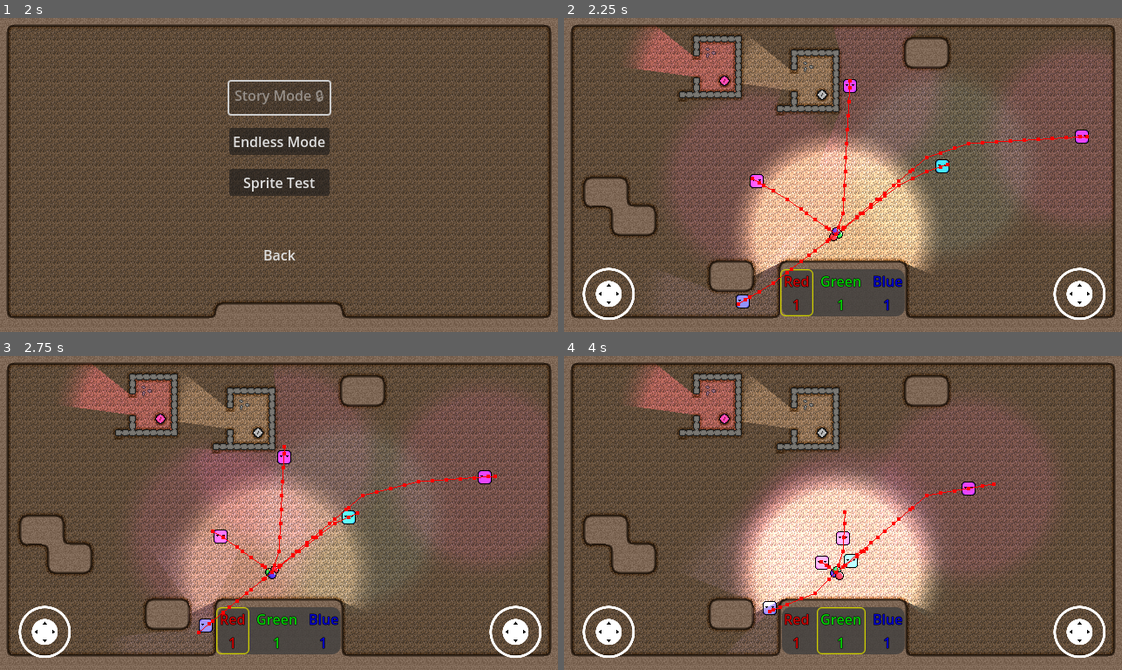
Above: before the commit, frames 1-4 (two rows, left to right).
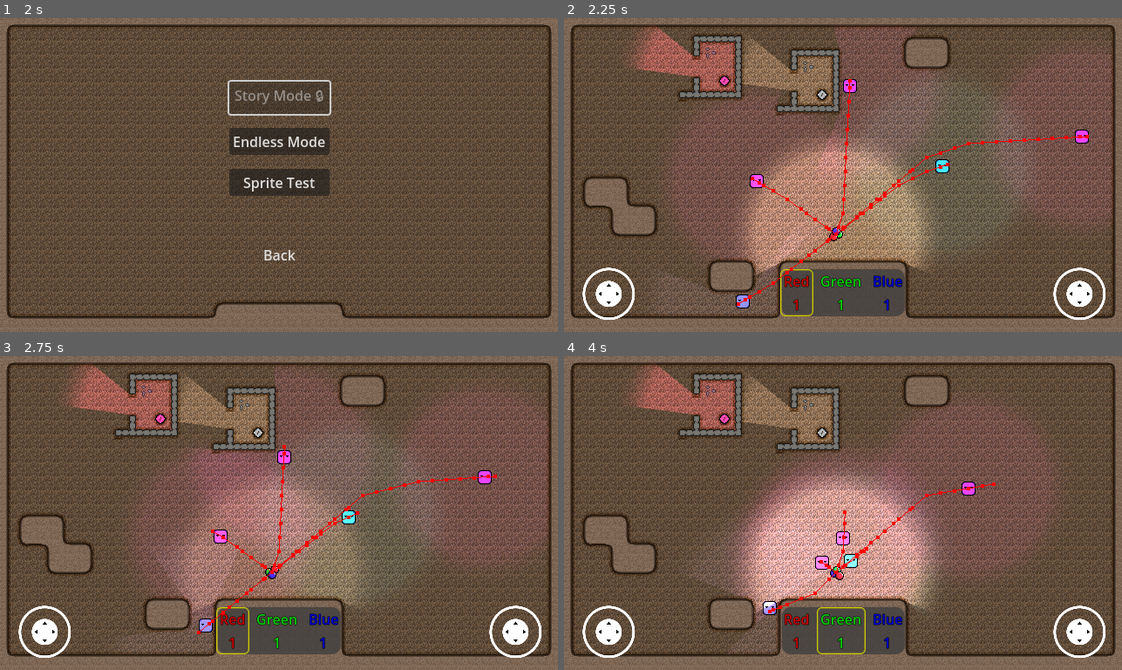
Above: after the commit, the same moments.

Repository: Degenerate-Games/shadows-below
Game: Godot game, scene res://scenes/menus/main_menu.tscn
The game is run twice, just before and just after one commit, with the same random seed, the same clock (stepped at 60 frames per second) and the same inputs.
Inputs (mouse positions are in pixels of both pictures, inside the frame that each line leads up to):
- Up to frame 1 (2 s): click (279, 206) at 0.5 s; click (279, 206) at 1.25 s
- Up to frame 2 (2.25 s): click "Endless Mode" at 2 s
- Up to frame 3 (2.75 s): no input
- Up to frame 4 (4 s): move the mouse to (965, 497) at 2.77 s; hold L (mixing_ui_right) 2.78-3.5 s; click (965, 497) at 2.92 s; drag from (731, 528) to (837, 572) at 3.52 s

Frame 1 is identical in both runs. In frame 2, 10% of the frame differs, in the area x 31-66%, y 38-82%; in frame 3, 8.8%; in frame 4, 10%.

Commit message:
Fix initial aura color on level load

Diff:
--- a/scripts/level_generator.gd
+++ b/scripts/level_generator.gd
@@ -58,6 +58,7 @@
 	var player = get_node("/root/Endless/Player")
 	player.position = Vector2i(19, 15) * tile_map.tile_set.tile_size + tile_map.tile_set.tile_size / 2
 	get_node("/root/Endless/HUD/ColorMixingUI").color_changed.connect(player._on_color_mixing_ui_color_changed)
+	player.handle_color_change(get_node("/root/Endless/HUD/ColorMixingUI").get_color())
 
 	# Place some obstacles
 	print("Placing Obstacles")
